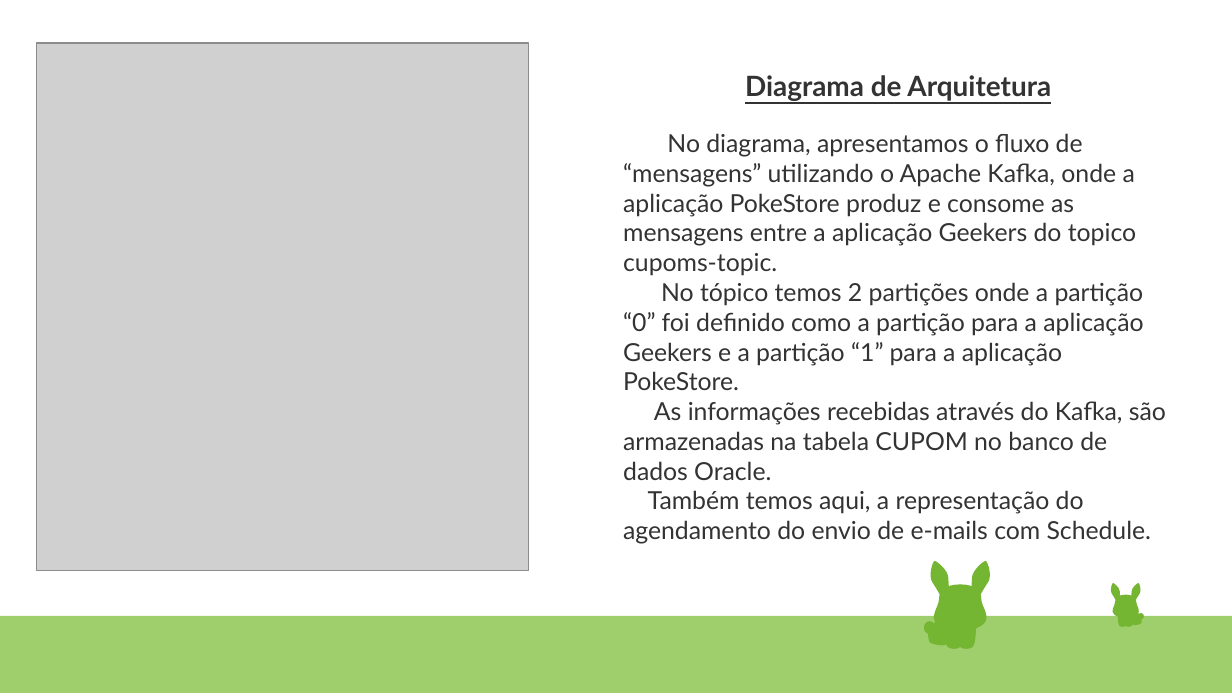
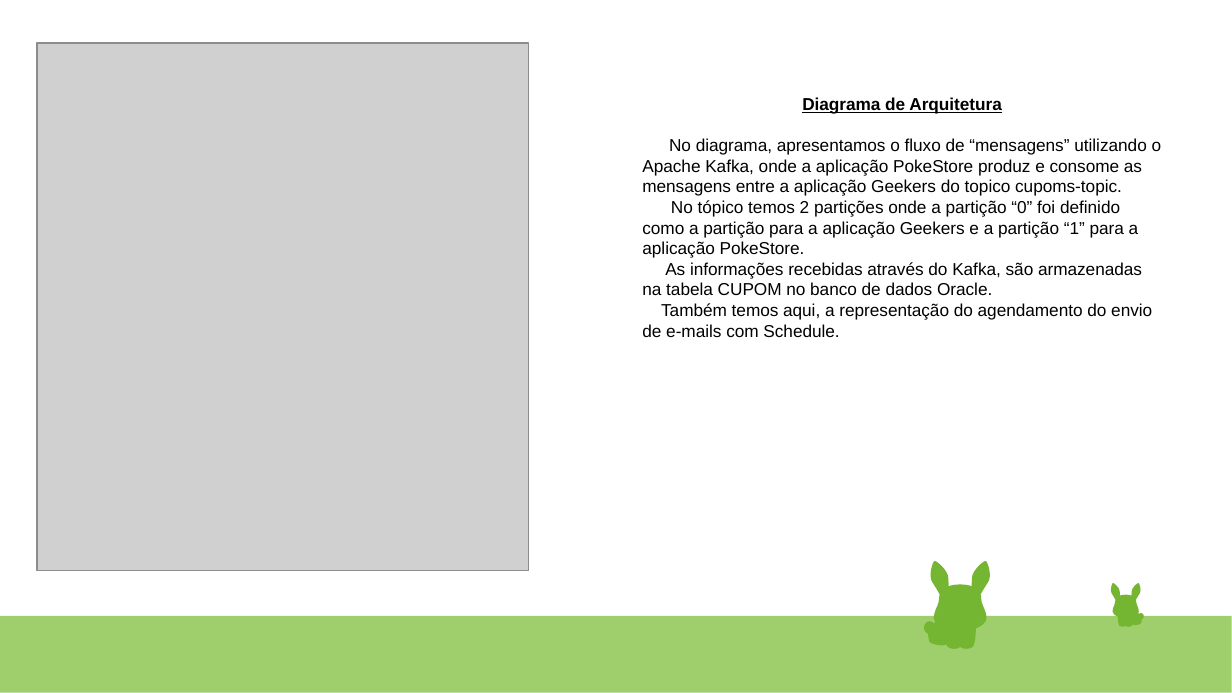
Before and after one commit to Felipe-Noguez/trabalho-final-spring, a slide deck: slide 4 of Apresentacao Pokestore - Kafka.pptx. Drawn at 1232x693 pixels with LibreOffice and Linux fonts; fonts in the diff are those of the drawing; grey boxes stand for pictures. Boxes give left, top, right and bottom in pixels: in the first picture for what was removed or moved away, otherwise in the second. Text is boxed around its words. In the diff, an @@ line names an element or a change of style, - is before the commit and + after.

```diff
--- a/Apresentacao Pokestore - Kafka.pptx
+++ b/Apresentacao Pokestore - Kafka.pptx
@@ text "Diagrama de Arquitetura": place and size @@
-text "Diagrama de Arquitetura" at [623, 75, 1166, 544]
+text "Diagrama de Arquitetura" at [642, 97, 1162, 337]
@@ text "Diagrama de Arquitetura" at [642, 97, 1162, 337]: size 18 to 11 pt in "Diagrama de Arquitetura"; font Lato to Arial, text colour #333333 to #000000, highlight #000000 to none, size 16 to 11 pt @@
@@ freeform shape removed at [0, 616, 1232, 693] @@
@@ rectangle added at [0, 616, 1232, 693], fill #9ECF6C @@
```
Also in this commit, not shown: 7 other slides changed.
